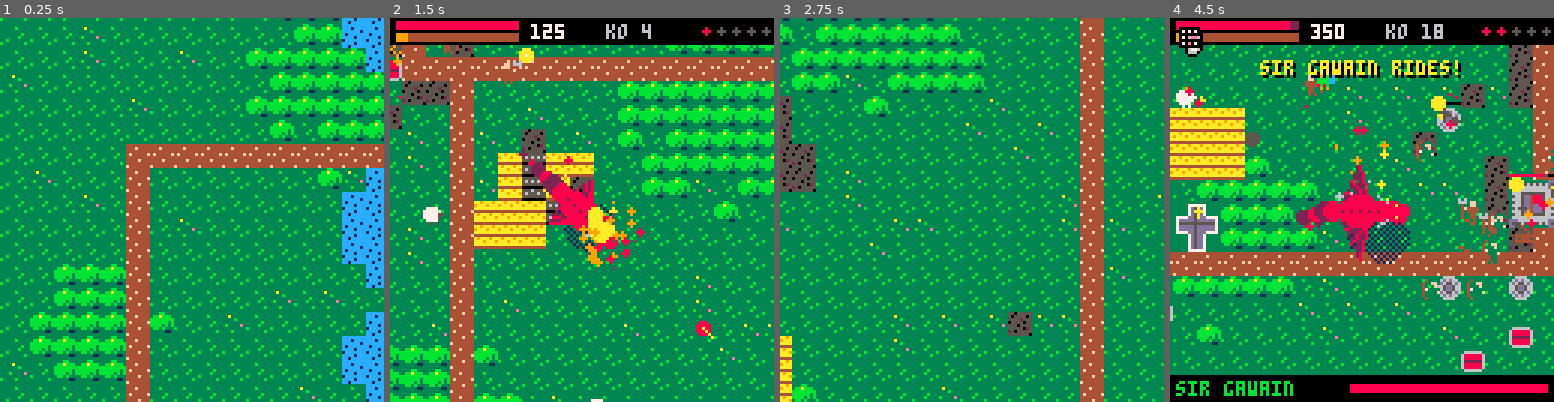
Above: before the commit, frames 1-4 (left to right).
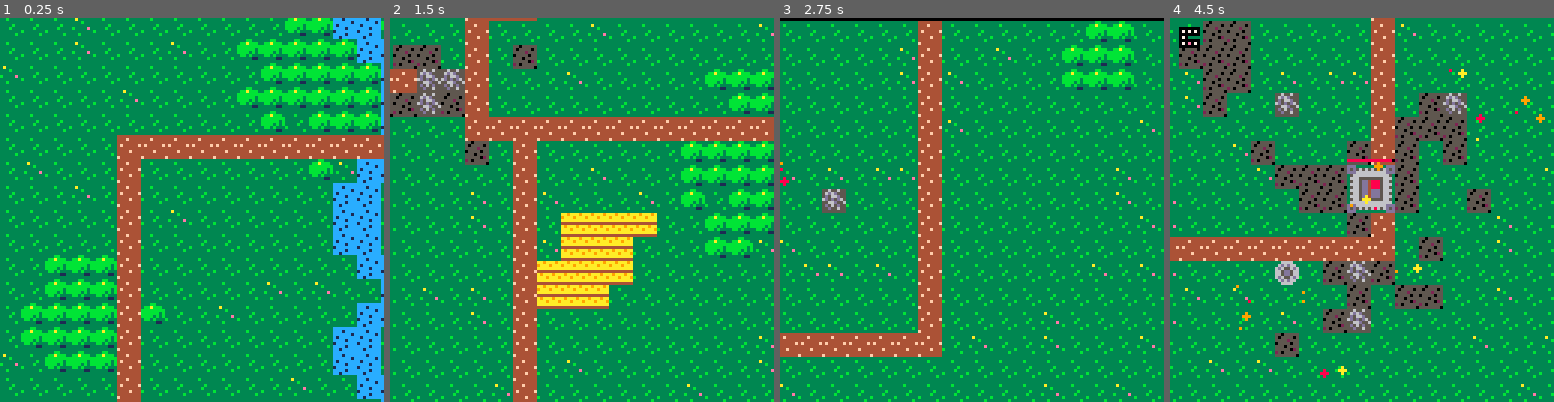
Above: after the commit, the same moments.

Repository: drachis/carts
Game: PICO-8 cartridge proj/wyrmfire/tests/test_run.p8
Two runs of this game, one before a commit and one after it. Both use one fixed random seed, a clock stepped at 60 frames per second and the inputs below.
Inputs:
- Up to frame 1 (0.25 s): no input
- Up to frame 2 (1.5 s): tap X (X key) at 0.33, 1.07 s; tap O (Z key) at 0.7 s
- Up to frame 3 (2.75 s): hold Right 1.6-2.1 s; tap O (Z key) at 1.7, 2.1, 2.5 s; tap X (X key) at 1.85 s; hold Up 2.15-2.42 s; hold Right from 2.47 s (still down)
- Up to frame 4 (4.5 s): tap O (Z key) every 0.4 s from 2.9 to 4.1 s; tap X (X key) at 2.97, 4.08 s; release Right at 3.03 s; hold Left 3.08-3.58 s; hold Down 3.63-3.97 s; hold Right from 4.02 s (still down)

The runs differ from the first frame. In frame 1, 32% of the frame differs, in the area x 0-100%, y 0-100%; in frame 2, 54%; in frame 3, 32%; in frame 4, 62%.

Commit message:
wyrmfire: pacing and juice pass
Settlement alarms, militias and razing bounties; combo multiplier and
streak callouts; fury meter and inferno; hit-stop, flashes, shockwaves,
score popups, flung bodies, knockback, look-ahead camera; music whose
tempo rises with wrath; hotter fire.

5047 -> 5956 tokens.

Co-Authored-By: Claude Opus 5.5 <noreply@anthropic.com>

Diff:
--- a/proj/wyrmfire/core.lua
+++ b/proj/wyrmfire/core.lua
@@ -32,15 +32,26 @@
  print(text,x,y,color)
 end
 
-function jolt(amount)
+-- shake the screen and, for the big hits, freeze the game a moment
+function jolt(amount,stop)
  shake=max(shake,amount)
+ freeze=max(freeze,stop or 0)
 end
 
--- kind is "fire", "smoke" or "debris". embers ignite where they die.
+-- kind is "fire", "smoke", "debris", "ring", "text" or "body".
+-- embers ignite where they die. the particle is returned so the
+-- caller can add what its kind needs (size, text, sprite).
 function add_particle(x,y,vx,vy,life,kind,ember)
+ local p={x=x,y=y,vx=vx,vy=vy,life=life,span=life,kind=kind,ember=ember}
  if #particles<config.max_particles then
-  add(particles,{x=x,y=y,vx=vx,vy=vy,life=life,kind=kind,ember=ember})
+  add(particles,p)
  end
+ return p
+end
+
+-- an expanding shockwave
+function ring(x,y,size)
+ add_particle(x,y,0,0,10,"ring").size=size
 end
 
 function burst(x,y,count,spread)
@@ -60,6 +71,9 @@
   if p.kind=="fire" then
    p.vx*=.92
    p.vy*=.92
+  elseif p.kind=="body" then
+   -- flung into the air, then down again
+   p.vy+=.25
   end
   if p.life<=0 then
    if p.ember and rnd()<.3 then
@@ -79,6 +93,13 @@
    circfill(p.x,p.y,life\6,color)
   elseif p.kind=="smoke" then
    circfill(p.x,p.y,1,life>10 and 5 or 6)
+  elseif p.kind=="ring" then
+   circ(p.x,p.y,p.size*(1-life/p.span),life>4 and 7 or 9)
+  elseif p.kind=="text" then
+   print(p.text,p.x-#p.text*2,p.y,life%4<2 and 7 or 10)
+  elseif p.kind=="body" then
+   local tumbling=life%6<3
+   spr(p.sprite,p.x-4,p.y-4,1,1,tumbling,tumbling)
   else
    pset(p.x,p.y,life>8 and 6 or 4)
   end
--- a/proj/wyrmfire/data.lua
+++ b/proj/wyrmfire/data.lua
@@ -63,14 +63,41 @@
 die=4
 fanfare=6
 eat=8
+alarm=9
 ]]
 
 config=parse_record[[
-max_units=45
+max_units=60
 max_particles=320
 alarm_range=110
 fireproof=0.35
 guardian_at=0.6
+combo_frames=120
+max_multiplier=5
+fury_frames=240
+nova_range=56
+]]
+
+-- called out when a combo reaches this many hits
+streaks=parse_record[[
+10=rampage!
+25=carnage!
+45=massacre!
+70=apocalypse!
+]]
+
+-- laid over the dragon's stats while an inferno lasts
+fury_stats=[[
+body=10
+wing=9
+accel=0.4
+breath_range=64
+breath_arc=0.14
+breath_cost=0
+breath_damage=4
+breath_speed=3.8
+breath_flames=6
+charge_recover=20
 ]]
 
 -- the dragon starts each game as a copy of this, so anything here
@@ -91,10 +118,14 @@
 breath_accel=0.12
 friction=0.88
 turn_rate=0.04
+body=8
+wing=2
 breath_range=44
 breath_arc=0.09
 breath_cost=0.9
 breath_damage=2
+breath_speed=2.5
+breath_flames=3
 charge_speed=5
 charge_frames=12
 charge_recover=45
@@ -154,25 +185,27 @@
 
 -- fixed buildings are kind:x:y offsets from the centre; the rest
 -- are scattered inside the radius. trees are cleared to `ground`.
+-- when the dragon first comes near, `militia` units drawn from
+-- `muster` turn out; razing every building pays the bounty.
 settlement_specs=parse_table[[
-name,radius,ground,fields,fixed,buildings
-lair,3,19,0
-village,4,1,3,,house/hut/hut/hut/house/hut
-town,5,1,3,,church/tower/tower/house/house/house/house/house/house/hut/hut
-camelot,6,1,0,keep:-1:-1/tower:-4:-4/tower:3:-4/tower:-4:3/tower:3:3,church/tower/tower/house/house/house/house/house
-]]
-
--- the realm is a 3x3 grid of settlements, read left to right, top
--- to bottom.
-realm=split"lair,village,village,village,town,town,village,town,camelot"
+name,radius,ground,fields,militia,bounty,muster,fixed,buildings
+lair,3,19,0,0,0
+village,4,1,3,6,100,serf/serf/serf/archer,,house/hut/hut/hut/house/hut
+town,5,1,3,10,300,serf/serf/archer/archer/knight,,church/tower/tower/house/house/house/house/house/house/hut/hut
+camelot,6,1,0,14,1000,knight/knight/archer/champion,keep:-1:-1/tower:-4:-4/tower:3:-4/tower:-4:3/tower:3:3,church/tower/tower/house/house/house/house/house
+]]
+
+-- the realm is a 3x3 grid of kind:name settlements, read left to
+-- right, top to bottom.
+realm=split"lair:the lair,village:ashford,village:millbrook,village:thornby,town:oakhampton,town:harrowgate,village:dunmere,town:wexcombe,camelot:camelot"
 
 -- wrath rises with score. each level has its own reinforcements and
 -- may send a legend.
 wrath_levels=parse_table[[
 name,score,legend,pool
 wary,0,,serf/serf/archer
-alarmed,300,sir gawain,serf/archer/knight
-mustering,900,sir percival,archer/knight/knight/champion
-crusading,2000,sir galahad,knight/knight/champion/ballista/catapult
-desperate,3600,sir lancelot,knight/champion/champion/ballista/catapult/catapult
-]]
+alarmed,600,sir gawain,serf/archer/knight
+mustering,1800,sir percival,archer/knight/knight/champion
+crusading,4000,sir galahad,knight/knight/champion/ballista/catapult
+desperate,7500,sir lancelot,knight/champion/champion/ballista/catapult/catapult
+]]
--- a/proj/wyrmfire/dragon.lua
+++ b/proj/wyrmfire/dragon.lua
@@ -54,9 +54,9 @@
  local d=dragon
  d.fire-=d.breath_cost
  d.fire_delay=30
- for i=1,3 do
+ for i=1,d.breath_flames do
   local angle=d.angle+rnd(.1)-.05
-  local speed=2.5+rnd(1.5)
+  local speed=d.breath_speed+rnd(1.5)
   add_particle(
    mouth_x,mouth_y,
    cos(angle)*speed+d.vx,sin(angle)*speed+d.vy,
@@ -80,6 +80,46 @@
  end
 end
 
+-- lay a record of stats over the dragon's own, returning what they
+-- replaced so the change can be undone the same way
+function boost_dragon(stats)
+ local before={}
+ for key,value in pairs(stats) do
+  before[key]=dragon[key]
+  dragon[key]=value
+ end
+ return before
+end
+
+-- spend a full fury meter: a nova of fire, then a spell as a
+-- greater dragon (fury_stats in data.lua)
+function inferno()
+ local x,y=dragon.x,dragon.y
+ fury=0
+ fury_time=config.fury_frames
+ calm_stats=boost_dragon(parse_record(fury_stats))
+ for unit in all(units) do
+  if dragon_distance(unit.x,unit.y)<config.nova_range then
+   unit.burn=90
+   damage_unit(unit,10)
+  end
+ end
+ for building in all(buildings) do
+  if dragon_distance(building.center_x,building.center_y)<config.nova_range then
+   building.burn=300
+  end
+ end
+ -- a wheel of embers that set light to wherever they land
+ for angle=0,1,.03 do
+  add_particle(x,y,cos(angle)*4,sin(angle)*4,14+rnd(8),"fire",true)
+ end
+ ring(x,y,config.nova_range)
+ announce("inferno!")
+ jolt(8,6)
+ flash=3
+ sfx(sound.roar)
+end
+
 -- while charging the head is a battering ram. each charge has an
 -- id so it hits a given target only once.
 function charge_impacts(head_x,head_y)
@@ -87,6 +127,9 @@
  for unit in all(units) do
   if unit.charge_id!=d.charge_id and length(unit.x-head_x,unit.y-head_y)<12 then
    unit.charge_id=d.charge_id
+   -- whatever survives the jaws is thrown back
+   unit.push_x,unit.push_y=d.vx,d.vy
+   jolt(3,1)
    damage_unit(unit,d.bite_damage,true)
   end
  end
@@ -118,9 +161,15 @@
  -- button 4 (z) breathes, button 5 (x) charges
  local breathing=btn(4) and d.fire>1 and d.charge<=0
 
+ if fury_time>0 then
+  fury_time-=1
+  if fury_time==0 then boost_dragon(calm_stats) end
+ end
+
  if d.charge>0 then
   d.charge-=1
   charge_impacts(head_x,head_y)
+  add_particle(tail[3].x,tail[3].y,0,0,8,"fire")
  else
   if input_x!=0 or input_y!=0 then
    local target=atan2(input_x,input_y)
@@ -132,6 +181,8 @@
   d.vx*=d.friction
   d.vy*=d.friction
   if btnp(5) and d.charge_cooldown<=0 then
+   -- charging with the fire held and fury full is an inferno
+   if btn(4) and fury>=100 then inferno() end
    d.charge=d.charge_frames
    d.charge_cooldown=d.charge_recover
    d.charge_id+=1
@@ -175,10 +226,10 @@
  circfill(x+drop-fx*8,y+drop+2-fy*8,4,1)
  fillp()
 
- if d.flash>0 then
-  pal(8,7)
-  pal(2,7)
- end
+ -- drawn in red and purple, then recoloured
+ local hurt=d.flash>0
+ pal(8,hurt and 7 or d.body)
+ pal(2,hurt and 7 or d.wing)
 
  for i=#tail,1,-1 do
   circfill(tail[i].x,tail[i].y,4-i*.5,i%2==0 and 2 or 8)
--- a/proj/wyrmfire/main.lua
+++ b/proj/wyrmfire/main.lua
@@ -1,13 +1,17 @@
--- main.lua : game states, the wrath director, hud and main loop.
--- state is "title", "play", "dead" or "won".
+-- main.lua : game states, scoring, the wrath director, hud and
+-- main loop. state is "title", "play", "dead" or "won".
 
 function new_game()
  generate_world()
  new_dragon()
  score,kills,wrath,heralded=0,0,1,0
- shake,message,message_timer,reinforce_timer=0,"",0,300
+ combo,combo_timer,fury,fury_time=0,0,0,0
+ shake,freeze,flash=0,0,0
+ message,message_timer,reinforce_timer="",0,300
+ cam_x,cam_y=dragon.x-64,dragon.y-64
  boss=nil
  state="title"
+ set_tempo()
 end
 
 function end_game(outcome)
@@ -15,6 +19,36 @@
  if score>high_score then
   high_score=score
   dset(0,high_score)
+ end
+end
+
+-- the music's speed lives in sfx memory (byte 65 of each 68-byte
+-- sfx), so poking it there makes the band play faster as the
+-- realm's wrath grows. sfx 16..18 are the music's patterns.
+function set_tempo()
+ for pattern=16,18 do
+  poke(0x3241+pattern*68,16-wrath*2)
+ end
+end
+
+function multiplier()
+ return min(1+combo\5,config.max_multiplier)
+end
+
+-- every kill and ruin goes through here. hits in quick succession
+-- build a combo that multiplies the score and feeds the fury meter.
+function add_score(points,x,y)
+ combo+=1
+ combo_timer=config.combo_frames
+ local gained=points*multiplier()
+ score=min(32000,score+gained)
+ if fury_time==0 then
+  fury=min(100,fury+points/4)
+ end
+ add_particle(x,y-6,0,-.5,30,"text").text="+"..gained
+ if streaks[combo] then
+  announce(streaks[combo])
+  sfx(sound.roar)
  end
 end
 
@@ -25,6 +59,7 @@
   wrath+=1
   announce("the realm is "..next_level.name)
   sfx(sound.fanfare)
+  set_tempo()
  end
 
  -- newcomers arrive from just off screen
@@ -48,27 +83,55 @@
 end
 
 function draw_bar(x,y,width,fraction,color,back)
- rectfill(x,y,x+width,y+2,back)
- rectfill(x,y,x+width*mid(0,fraction,1),y+2,color)
-end
-
-function draw_hud()
- -- compass to the goal when it is off screen
- local dx,dy=goal.center_x-cam_x-64,goal.center_y-cam_y-64
- if state=="play" and (abs(dx)>64 or abs(dy)>56) then
-  local angle=atan2(dx,dy)
+ rectfill(x,y,x+width,y+1,back)
+ rectfill(x,y,x+width*mid(0,fraction,1),y+1,color)
+end
+
+-- an arrow at the screen edge towards the nearest settlement that
+-- still stands, so there is always somewhere to go next
+function draw_compass()
+ local target,nearest=nil,32000
+ for home in all(settlements) do
+  local distance=dragon_distance(home.tx*8,home.ty*8)
+  if home.standing>0 and distance<nearest then
+   target,nearest=home,distance
+  end
+ end
+ if target and nearest>80 then
+  local angle=atan2(target.tx*8-dragon.x,target.ty*8-dragon.y)
   local x,y=64+cos(angle)*56,68+sin(angle)*52
   circfill(x,y,2,8)
   line(x,y,x+cos(angle)*4,y+sin(angle)*4,10)
  end
+end
+
+function draw_hud()
+ local blink=frame%8<4
+ if state=="play" then
+  draw_compass()
+  -- a red frame beats when the dragon is close to death
+  if dragon.hp<30 and frame%20<10 then
+   rect(0,9,127,127,8)
+  end
+  if fury>=100 and blink then
+   print_centered("z+x: inferno!",110,10)
+  end
+ end
 
  rectfill(0,0,127,8,0)
- draw_bar(2,1,40,dragon.hp/dragon.max_hp,8,2)
- draw_bar(2,5,40,dragon.fire/dragon.max_fire,9,4)
- print(score,47,2,7)
- print("ko "..kills,72,2,6)
+ draw_bar(2,1,34,dragon.hp/dragon.max_hp,8,2)
+ draw_bar(2,4,34,dragon.fire/dragon.max_fire,9,4)
+ draw_bar(2,7,34,fury_time>0 and fury_time/config.fury_frames or fury/100,
+  (fury_time>0 or fury>=100) and blink and 7 or 10,5)
+ print(score,40,2,7)
+ print("ko "..kills,66,2,6)
+ if combo>1 then
+  -- the combo and how long is left to keep it going
+  print("x"..multiplier(),94,1,blink and 10 or 9)
+  line(94,7,94+combo_timer/config.combo_frames*10,7,10)
+ end
  for level=1,#wrath_levels do
-  circfill(100+level*5,4,1,level<=wrath and 8 or 5)
+  pset(106+level*4,4,level<=wrath and 8 or 5)
  end
 
  if boss then
@@ -112,9 +175,16 @@
  high_score=dget(0)
  frame=0
  new_game()
+ -- music keeps to channels 0 and 1, leaving two for effects
+ music(0,0,3)
 end
 
 function _update()
+ -- hit-stop: big impacts hold the frame for a moment
+ if freeze>0 then
+  freeze-=1
+  return
+ end
  frame+=1
  local pressed=btnp(4) or btnp(5)
  if state=="play" then
@@ -122,7 +192,10 @@
   update_units()
   update_shots()
   update_buildings()
+  update_settlements()
   update_wrath()
+  combo_timer-=1
+  if combo_timer<=0 then combo=0 end
  elseif state=="title" then
   if pressed then state="play" end
  elseif pressed and frame-end_frame>45 then
@@ -135,8 +208,16 @@
 end
 
 function _draw()
+ if flash>0 then
+  -- a white frame for the biggest moments
+  flash-=1
+  cls(7)
+  return
+ end
  cls()
- cam_x,cam_y=mid(0,dragon.x-64,384),mid(0,dragon.y-64,384)
+ -- the camera eases towards a point ahead of the dragon
+ cam_x+=(mid(0,dragon.x+dragon.vx*10-64,384)-cam_x)*.2
+ cam_y+=(mid(0,dragon.y+dragon.vy*10-64,384)-cam_y)*.2
  camera(cam_x+rnd(shake)-shake/2,cam_y+rnd(shake)-shake/2)
  map(cam_x\8,cam_y\8,cam_x\8*8,cam_y\8*8,17,17)
  draw_fire()
--- a/proj/wyrmfire/tests/test_run.lua
+++ b/proj/wyrmfire/tests/test_run.lua
@@ -12,6 +12,7 @@
 function btn(i) return held[i] end
 function btnp(i) return held[i] end
 function sfx() end
+function music() end
 
 local function burning_tiles()
  local count=0
@@ -39,12 +40,20 @@
  end
  assert(not level.legend or unit_specs[level.legend],"unknown legend")
 end
+for spec in all(settlement_specs) do
+ for kind in all(list(spec.muster)) do
+  assert(unit_specs[kind],spec.name.." musters unknown "..kind)
+ end
+end
+for entry in all(realm) do
+ assert(settlement_specs[split(entry,":")[1]],"unknown settlement "..entry)
+end
 
 _init()
 assert(goal,"the realm has no goal building")
 state="play"
 
-local max_units,max_particles,max_burning=0,0,0
+local max_units,max_particles,max_burning,max_combo,infernos=0,0,0,0,0
 local shot_saved=false
 
 for n=1,soak_frames do
@@ -62,6 +71,8 @@
 
  max_units=max(max_units,#units)
  max_particles=max(max_particles,#particles)
+ max_combo=max(max_combo,combo)
+ if fury_time==config.fury_frames-1 then infernos+=1 end
  if n%30==0 then
   max_burning=max(max_burning,burning_tiles())
  end
@@ -79,4 +90,6 @@
 printh("buildings "..#buildings.."/"..#all_buildings
  .." max units="..max_units.." particles="..max_particles
  .." burning tiles="..max_burning)
+printh("max combo="..max_combo.." infernos="..infernos
+ .." accel after="..dragon.accel)
 extcmd("shutdown")
--- a/proj/wyrmfire/tests/test_run.p8
+++ b/proj/wyrmfire/tests/test_run.p8
@@ -75,7 +75,7 @@
 00000000000000000000000000000000000000000000000000000000000000000000000000000000000000000000000000000000000000000000000000000000
 00000000000000000000000000000000000000000000000000000000000000000000000000000000000000000000000000000000000000000000000000000000
 __gff__
-002222643c000000000000000000000000000000000000000000000000000000000000000000000000000000000000000000000000000000000000000000000000000000000000000000000000000000000000000000000000000000000000000000000000000000000000000000000000000000000000000000000000000000
+003333864d000000000000000000000000000000000000000000000000000000000000000000000000000000000000000000000000000000000000000000000000000000000000000000000000000000000000000000000000000000000000000000000000000000000000000000000000000000000000000000000000000000
 0000000000000000000000000000000000000000000000000000000000000000000000000000000000000000000000000000000000000000000000000000000000000000000000000000000000000000000000000000000000000000000000000000000000000000000000000000000000000000000000000000000000000000
 
 
--- a/proj/wyrmfire/units.lua
+++ b/proj/wyrmfire/units.lua
@@ -14,6 +14,9 @@
   burn=0,
   flash=0,
   dash=0,
+  -- knockback, which decays
+  push_x=0,
+  push_y=0,
   wander=rnd(),
   -- each unit aims a little off-centre so a mob surrounds the dragon
   offset_x=rnd(16)-8,
@@ -43,17 +46,22 @@
   -- a legend is a feast however it dies
   eaten=true
   announce(spec.name.." has fallen",120)
-  jolt(8)
+  jolt(8,8)
+  flash=2
+  ring(unit.x,unit.y,40)
  end
  if eaten then
   heal_dragon(spec.meal)
   sfx(sound.eat)
+  -- what is left of it is flung clear
+  add_particle(
+   unit.x,unit.y,dragon.vx*.5+rnd(2)-1,-2-rnd(2),24,"body").sprite=spec.sprite
  elseif spec.score>0 then
   sfx(sound.die)
  end
  if spec.score>0 then
   kills+=1
-  score+=spec.score
+  add_score(spec.score,unit.x,unit.y)
  end
 end
 
@@ -153,8 +161,10 @@
 
   local ai=unit.burn>0 and "panic" or spec.ai
   local move_x,move_y=unit_ai[ai](unit,dx/distance,dy/distance,distance)
-  unit.x=mid(4,unit.x+move_x,507)
-  unit.y=mid(4,unit.y+move_y,507)
+  unit.x=mid(4,unit.x+move_x+unit.push_x,507)
+  unit.y=mid(4,unit.y+move_y+unit.push_y,507)
+  unit.push_x*=.8
+  unit.push_y*=.8
   if move_x!=0 then unit.facing_left=move_x<0 end
 
   if burning_at(unit.x\8,unit.y\8) and spec.fire_taken>config.fireproof then
--- a/proj/wyrmfire/world.lua
+++ b/proj/wyrmfire/world.lua
@@ -82,7 +82,7 @@
 
 -- places a building with its top-left corner on a tile. returns nil
 -- if the footprint is off the map, occupied or over water.
-function place_building(kind,tx,ty)
+function place_building(kind,tx,ty,home)
  local spec=building_specs[kind]
  local last=spec.size-1
  for y=ty,ty+last do
@@ -105,7 +105,9 @@
   hp=spec.hp,
   burn=0,
   spawn_timer=rnd(spec.spawn_rate),
+  home=home,
  }
+ home.standing+=1
  add(buildings,building)
  add(all_buildings,building)
  for y=ty,ty+last do
@@ -128,15 +130,42 @@
    set_tile_state(x,y,0)
   end
  end
- score+=spec.score
- burst(building.center_x,building.center_y,building.size*1.5,building.size)
- jolt(building.size/2)
+ local x,y,size,home=building.center_x,building.center_y,building.size,building.home
+ add_score(spec.score,x,y)
+ burst(x,y,size*1.5,size)
+ ring(x,y,size*2)
+ -- the bigger it was, the longer the world holds its breath
+ jolt(size/2,size/4)
  sfx(sound.crash)
  if spec.survivor then
-  local survivor=spawn_unit(spec.survivor,building.center_x,building.center_y)
+  local survivor=spawn_unit(spec.survivor,x,y)
   if survivor then survivor.burn=60 end
  end
+ home.standing-=1
+ if home.standing==0 then
+  announce(home.name.." is ash!",120)
+  add_score(home.spec.bounty,x,y-8)
+  heal_dragon(25)
+  flash=2
+ end
  if spec.goal then end_game("won") end
+end
+
+-- a settlement the dragon comes near sounds the alarm, once, and
+-- its militia turns out
+function update_settlements()
+ for home in all(settlements) do
+  local spec,x,y=home.spec,home.tx*8,home.ty*8
+  if home.standing>0 and not home.alarmed
+   and dragon_distance(x,y)<spec.radius*8+40 then
+   home.alarmed=true
+   announce(home.name.." sounds the alarm!")
+   sfx(sound.alarm)
+   for i=1,spec.militia do
+    spawn_unit(rnd(list(spec.muster)),x+rnd(48)-24,y+rnd(48)-24)
+   end
+  end
+ end
 end
 
 function update_buildings()
@@ -219,14 +248,14 @@
  end
  for entry in all(list(spec.fixed)) do
   local kind,x,y=unpack(split(entry,":"))
-  local building=place_building(kind,cx+x,cy+y)
+  local building=place_building(kind,cx+x,cy+y,settlement)
   if building.spec.goal then goal=building end
  end
  for kind in all(list(spec.buildings)) do
   for attempt=1,30 do
    local tx=cx+flr(rnd(radius*2+1))-radius
    local ty=cy+flr(rnd(radius*2+1))-radius
-   if place_building(kind,tx,ty) then break end
+   if place_building(kind,tx,ty,settlement) then break end
   end
  end
  -- wheat fields, each with a sheep, just outside the settlement
@@ -281,10 +310,13 @@
   mset(river_x+1,y,tile.water)
  end
 
- local settlements={}
- for i,kind in ipairs(realm) do
+ settlements={}
+ for i,entry in ipairs(realm) do
+  local kind,name=unpack(split(entry,":"))
   add(settlements,{
    spec=settlement_specs[kind],
+   name=name,
+   standing=0,
    tx=(i-1)%3*21+9+flr(rnd(4)),
    ty=(i-1)\3*21+9+flr(rnd(4)),
   })
--- a/proj/wyrmfire/wyrmfire.p8
+++ b/proj/wyrmfire/wyrmfire.p8
@@ -75,7 +75,7 @@
 00000000000000000000000000000000000000000000000000000000000000000000000000000000000000000000000000000000000000000000000000000000
 00000000000000000000000000000000000000000000000000000000000000000000000000000000000000000000000000000000000000000000000000000000
 __gff__
-002222643c000000000000000000000000000000000000000000000000000000000000000000000000000000000000000000000000000000000000000000000000000000000000000000000000000000000000000000000000000000000000000000000000000000000000000000000000000000000000000000000000000000
+003333864d000000000000000000000000000000000000000000000000000000000000000000000000000000000000000000000000000000000000000000000000000000000000000000000000000000000000000000000000000000000000000000000000000000000000000000000000000000000000000000000000000000
 0000000000000000000000000000000000000000000000000000000000000000000000000000000000000000000000000000000000000000000000000000000000000000000000000000000000000000000000000000000000000000000000000000000000000000000000000000000000000000000000000000000000000000
 
 
Not shown, changed: the music (__music__) section of proj/wyrmfire/tests/test_run.p8
Not shown, changed: the sound effects (__sfx__) section of proj/wyrmfire/tests/test_run.p8
Not shown, changed: the music (__music__) section of proj/wyrmfire/wyrmfire.p8
Not shown, changed: the sound effects (__sfx__) section of proj/wyrmfire/wyrmfire.p8
Not shown, changed: proj/wyrmfire/DESIGN.md
Not shown, changed: proj/wyrmfire/gen_gfx.py
Not shown, added: proj/wyrmfire/index.html
Not shown, added: proj/wyrmfire/wyrmfire.js
Not shown, added: proj/wyrmfire/wyrmfire.zip
